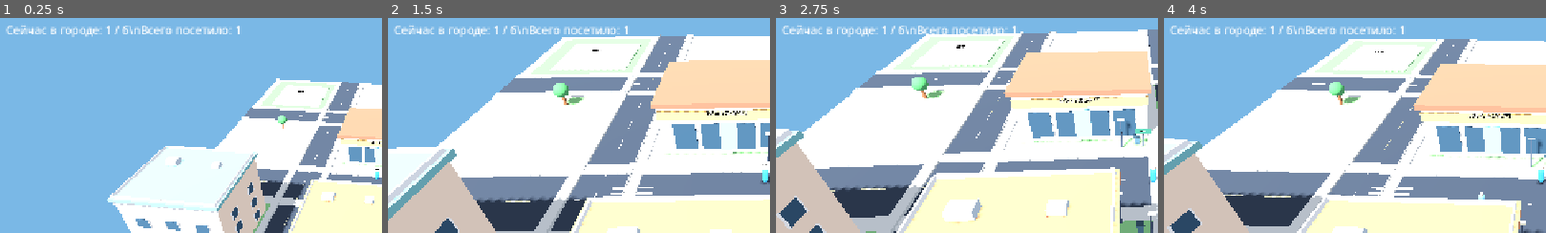
Above: before the commit, frames 1-4 (left to right).
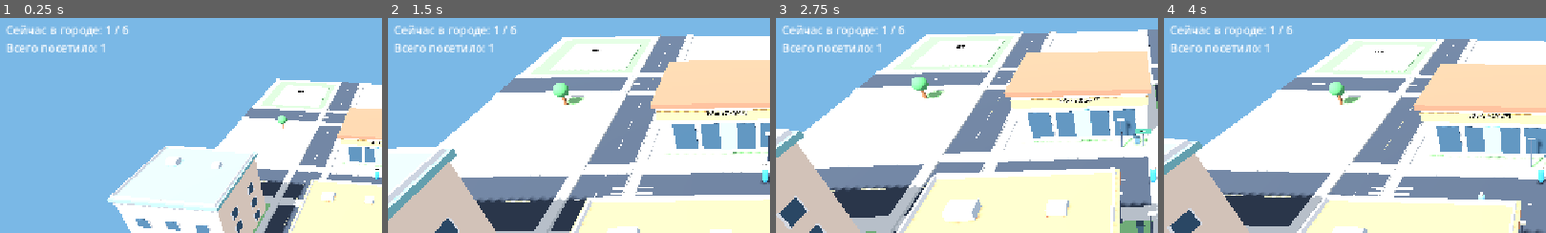
Above: after the commit, the same moments.

Repository: uchihabaha05-del/MINI-WORLD-TYCOON
Game: Godot game, scene res://scenes/Main.tscn
Same seed, same stepped clock (60 frames per second), same inputs: the game is played once before the commit and once after it.
Inputs (mouse positions are % of the whole screen's width and height, from its top left):
- Up to frame 1 (0.25 s): no input
- Up to frame 2 (1.5 s): move the mouse to (72, 45) at 0.52 s; hold D 0.53-1.28 s; click (72, 45) at 0.67 s; move the mouse to (30, 55) at 1.27 s; hold S from 1.28 s (still down)
- Up to frame 3 (2.75 s): move the mouse to (60, 28) at 2.02 s; release S at 2.03 s; hold D from 2.03 s (still down)
- Up to frame 4 (4 s): move the mouse to (45, 70) at 2.77 s; release D at 2.78 s; hold W 2.78-3.53 s; click (45, 70) at 2.92 s; move the mouse to (80, 65) at 3.52 s; hold A from 3.53 s (still down)
The pictures show only the part of the screen within x 1-51%, y 14-64%; the shares and areas given below are measured in that part.

The runs differ from the first frame. In frame 1, 1.2% of the frame differs, in the area x 2-63%, y 3-16%; in frame 2, 1.2%; in frame 3, 1.2%; in frame 4, 1.2%.

Commit message:
Fix multiline visitor counter label formatting

Diff:
--- a/scripts/player_and_customers.gd
+++ b/scripts/player_and_customers.gd
@@ -178,7 +178,7 @@
 	layer.layer = 4
 	add_child(layer)
 	customer_label = Label.new()
-	customer_label.text = "Сейчас в городе: 0 / %d\\nВсего посетило: 0" % MAX_ACTIVE_CUSTOMERS
+	customer_label.text = "Сейчас в городе: 0 / %d\nВсего посетило: 0" % MAX_ACTIVE_CUSTOMERS
 	customer_label.position = Vector2(18, 104)
 	customer_label.add_theme_font_size_override("font_size", 19)
 	layer.add_child(customer_label)
@@ -196,7 +196,7 @@
 	customer_count += 1
 	active_customers += 1
 	if customer_label:
-		customer_label.text = "Сейчас в городе: %d / %d\\nВсего посетило: %d" % [active_customers, MAX_ACTIVE_CUSTOMERS, customer_count]
+		customer_label.text = "Сейчас в городе: %d / %d\nВсего посетило: %d" % [active_customers, MAX_ACTIVE_CUSTOMERS, customer_count]
 	var customer := Node3D.new()
 	customer.name = "Customer_%d" % customer_count
 	customer.position = Vector3(-15.0 + float((customer_count % 3) - 1) * 2.5, 0.0, 2.0)
@@ -242,7 +242,7 @@
 func _customer_left(customer: Node3D) -> void:
 	active_customers = maxi(0, active_customers - 1)
 	if customer_label:
-		customer_label.text = "Сейчас в городе: %d / %d\\nВсего посетило: %d" % [active_customers, MAX_ACTIVE_CUSTOMERS, customer_count]
+		customer_label.text = "Сейчас в городе: %d / %d\nВсего посетило: %d" % [active_customers, MAX_ACTIVE_CUSTOMERS, customer_count]
 	if is_instance_valid(customer):
 		customer.queue_free()
 
